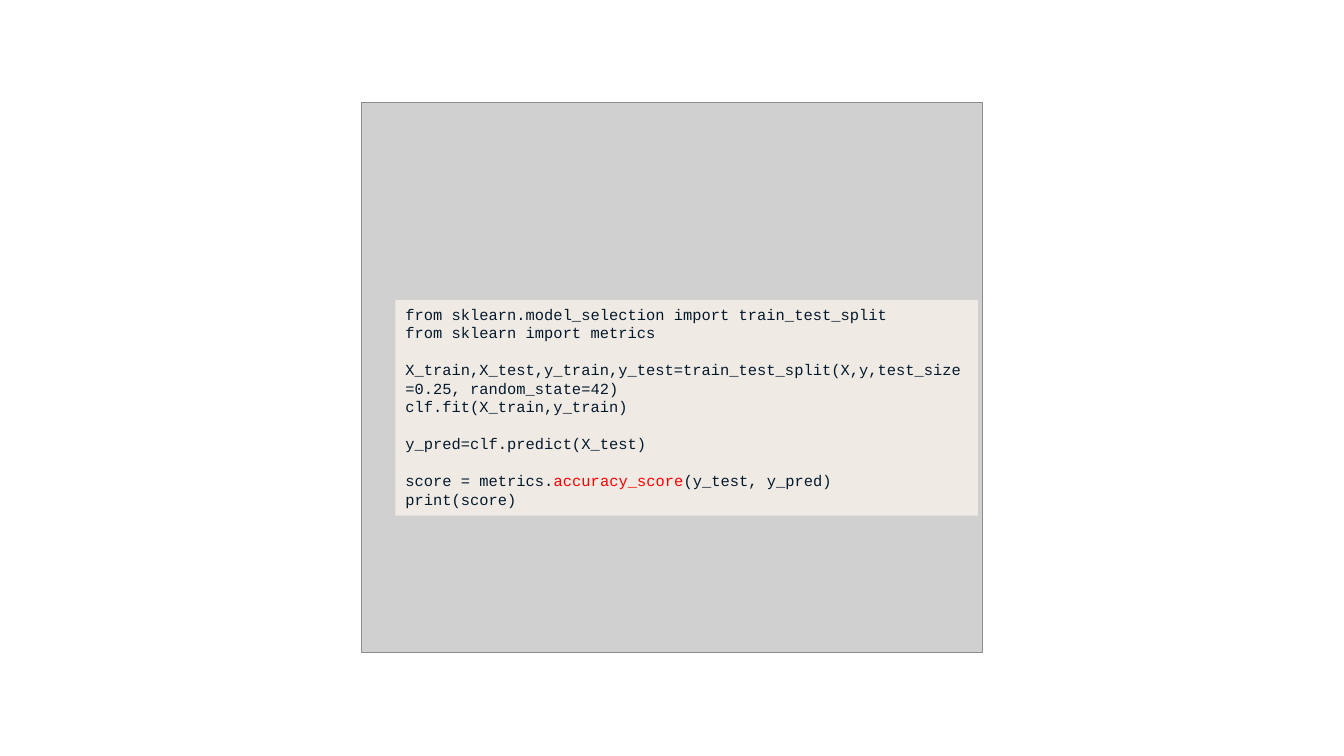
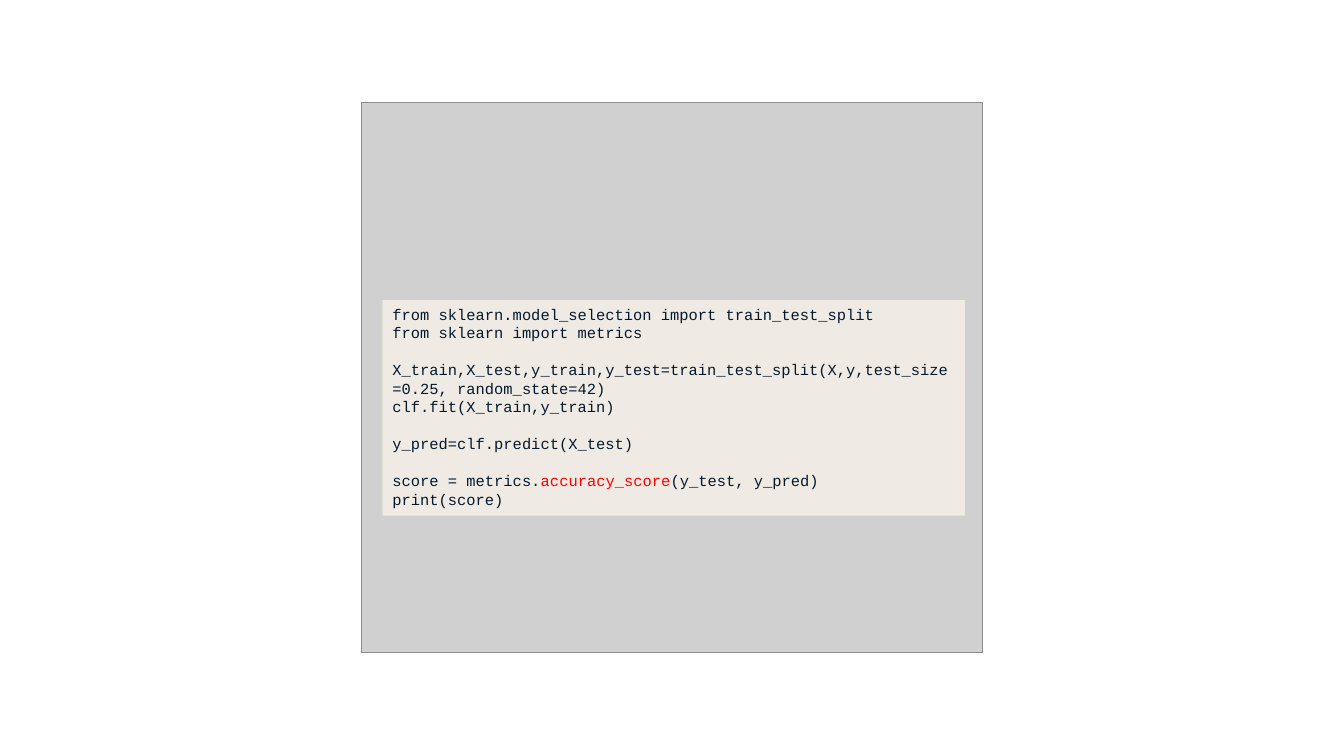
Before and after one commit to JNYH/DataCamp_Assessment, a slide deck: slide 8 of Model_Development.pptx. Drawn at 1344x756 pixels with LibreOffice and Linux fonts; fonts in the diff are those of the drawing; grey boxes stand for pictures. Boxes give left, top, right and bottom in pixels: in the first picture for what was removed or moved away, otherwise in the second. Text is boxed around its words. In the diff, an @@ line names an element or a change of style, - is before the commit and + after.

```diff
--- a/Model_Development.pptx
+++ b/Model_Development.pptx
@@ rectangle "from sklearn.model_selection import train_test_split": place and size @@
-rectangle "from sklearn.model_selection import train_test_split" at [395,300,978,516]
+rectangle "from sklearn.model_selection import train_test_split" at [382,300,965,516]
```
Also in this commit, not shown: 6 other slides changed, 4 slides added, 1 other file.
